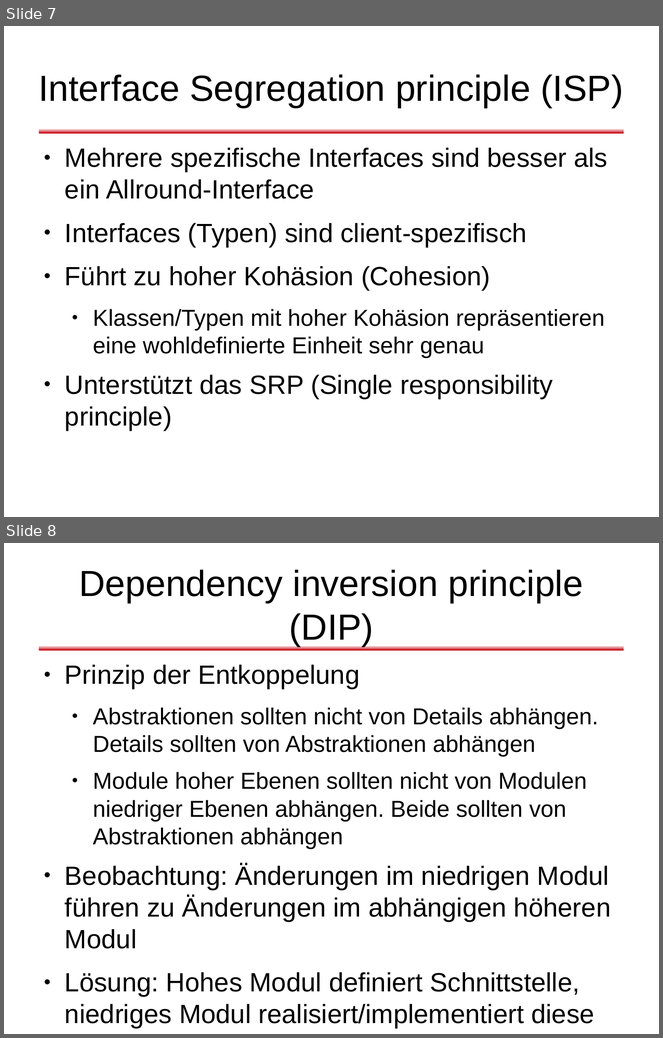
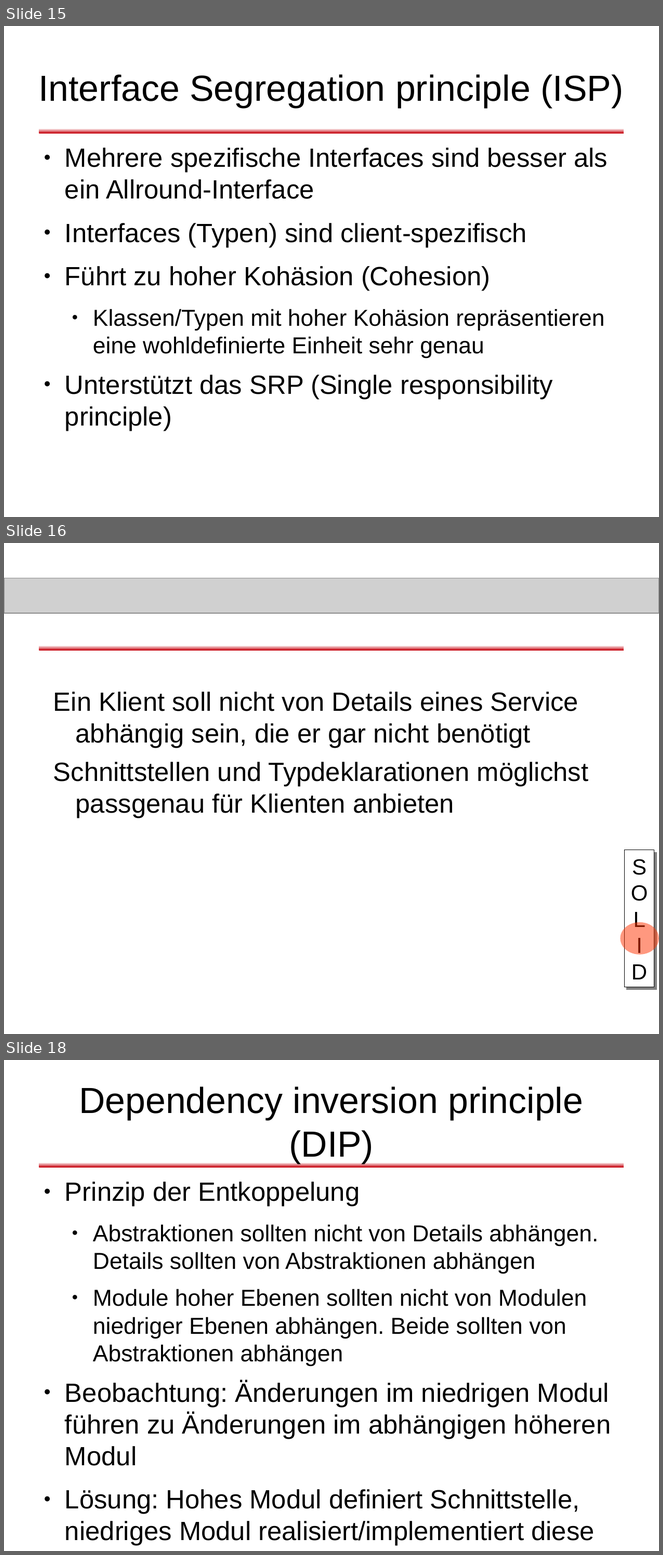
Before and after one commit to dlindner/vorlesung-se2-dhbw, a slide deck: added_2010/Objektorientierte Designregeln.odp. Shown one above the other, each under a label of ours: slides 7 and 8 before the commit, slides 15, 16 and 18 after it; the slides between them are not shown. The pictures are 663x1038 and 663x1555 pixels, drawn with LibreOffice and Linux fonts; fonts in the diff are those of the drawing; grey boxes stand for pictures; background and template pictures are left out. Boxes give left, top, right and bottom in pixels: in the first picture for what was removed or moved away, otherwise in the second. Text is boxed around its words. In the diff, an @@ line names an element or a change of style, - is before the commit and + after.

```diff
--- a/added_2010/Objektorientierte Designregeln.odp
+++ b/added_2010/Objektorientierte Designregeln.odp
@@ slide 16 added at (4, 543, 659, 1034), background #FFFFFF; not listed: 1 template element that a slide beside it also shows @@
@@ picture added at (4, 578, 659, 613) @@
@@ text added at (53, 692, 588, 818), 32 pt, text #000000 @@
+Ein Klient soll nicht von Details eines Service abhängig sein, die er gar nicht benötigt
+Schnittstellen und Typdeklarationen möglichst passgenau für Klienten anbieten
@@ rectangle added at (625, 850, 655, 988), fill #FFFFFF, outline #000000 0 pt, 26.5 pt, text #000000 @@
+S
+O
+L
+I
+D
@@ ellipse added at (621, 923, 659, 955), fill #FF3300 at 50% opacity @@
@@ what was slide 7 is now slide 15 @@
@@ what was slide 8 is now slide 18 @@
```
Also in this commit, not shown: 13 other slides added.
